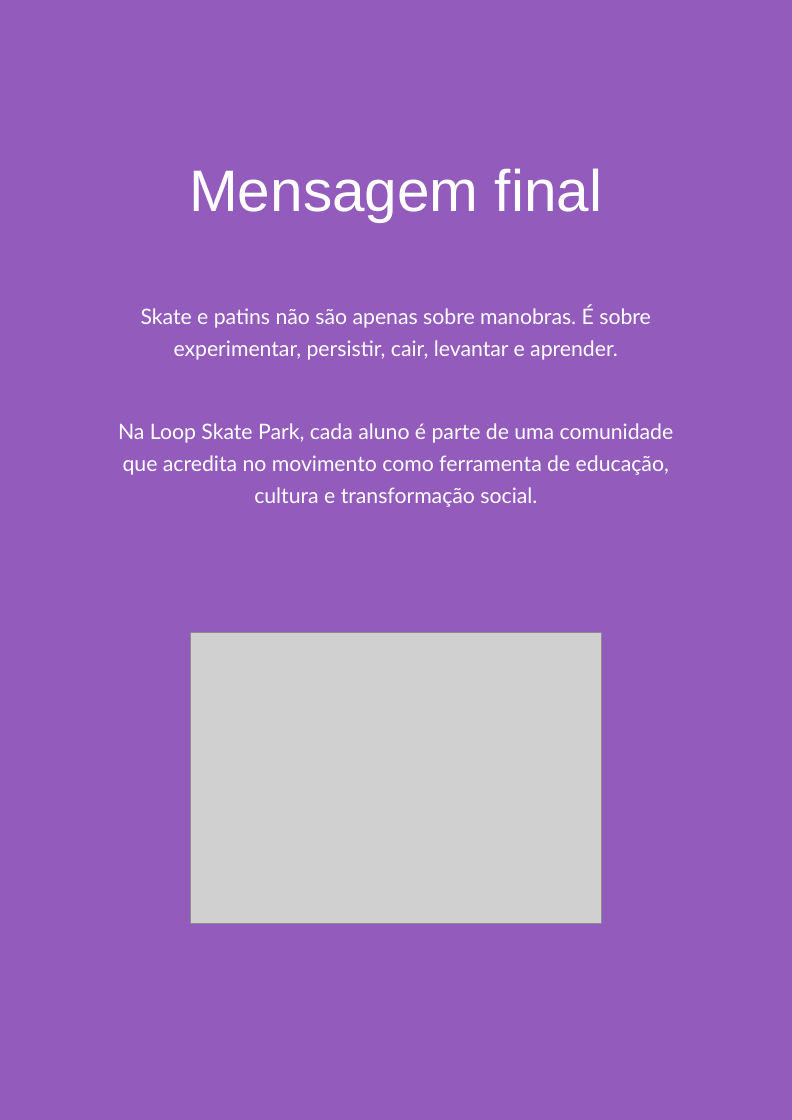
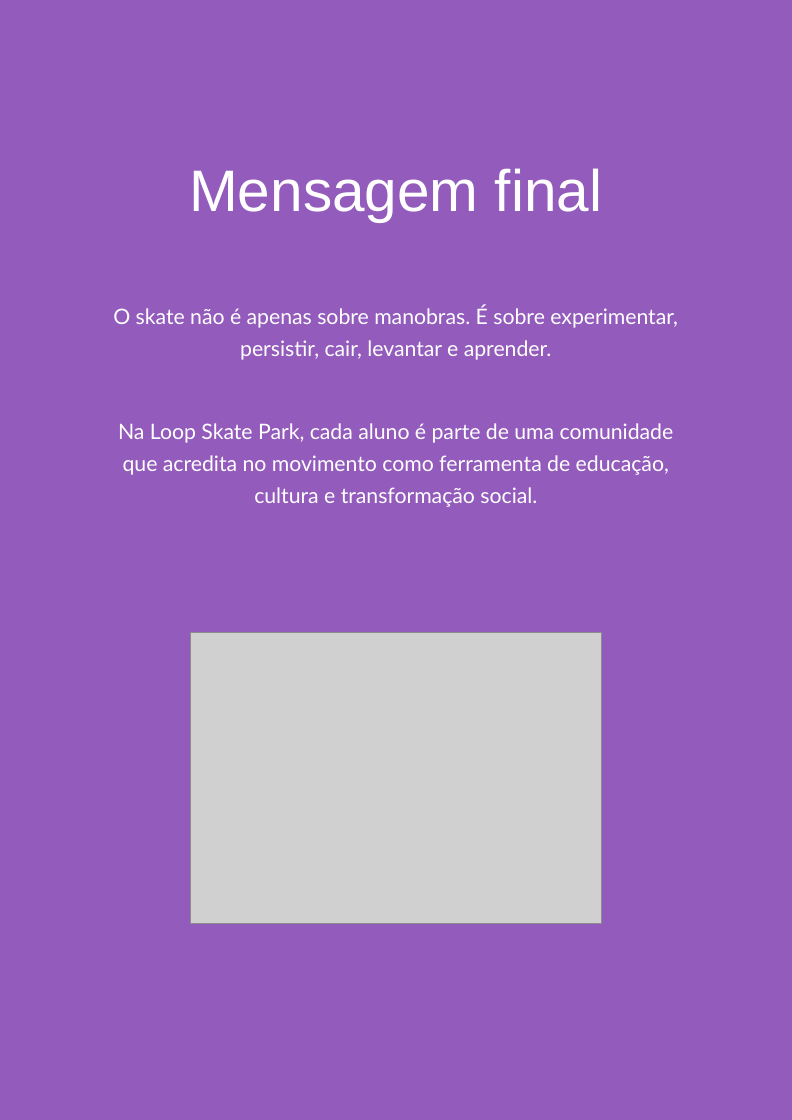
Before and after one commit to alessandra-loop/alessandra-loop.github.io, a slide deck: slide 21 of manual-dos-alunos-e-responsaveis/Manual-Loop-2026.pptx. Drawn at 792x1120 pixels with LibreOffice and Linux fonts; fonts in the diff are those of the drawing; grey boxes stand for pictures. Boxes give left, top, right and bottom in pixels: in the first picture for what was removed or moved away, otherwise in the second. Text is boxed around its words. In the diff, an @@ line names an element or a change of style, - is before the commit and + after.

```diff
--- a/manual-dos-alunos-e-responsaveis/Manual-Loop-2026.pptx
+++ b/manual-dos-alunos-e-responsaveis/Manual-Loop-2026.pptx
@@ text at [113,306,678,360]: text changed @@
-Skate e patins não são apenas sobre manobras. É sobre experimentar, persistir, cair, levantar e aprender.
+O skate não é apenas sobre manobras. É sobre experimentar, persistir, cair, levantar e aprender.
```
Also in this commit, not shown: 3 other slides changed, 3 other files.
